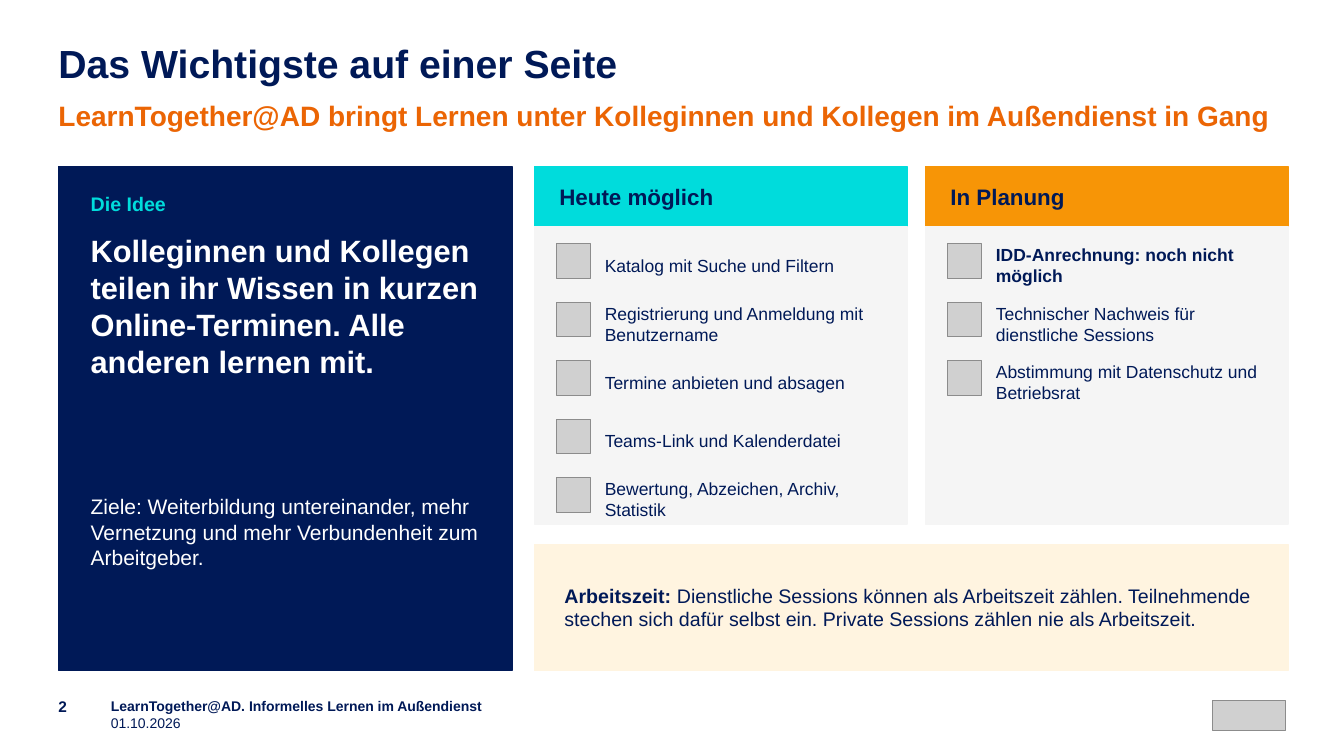
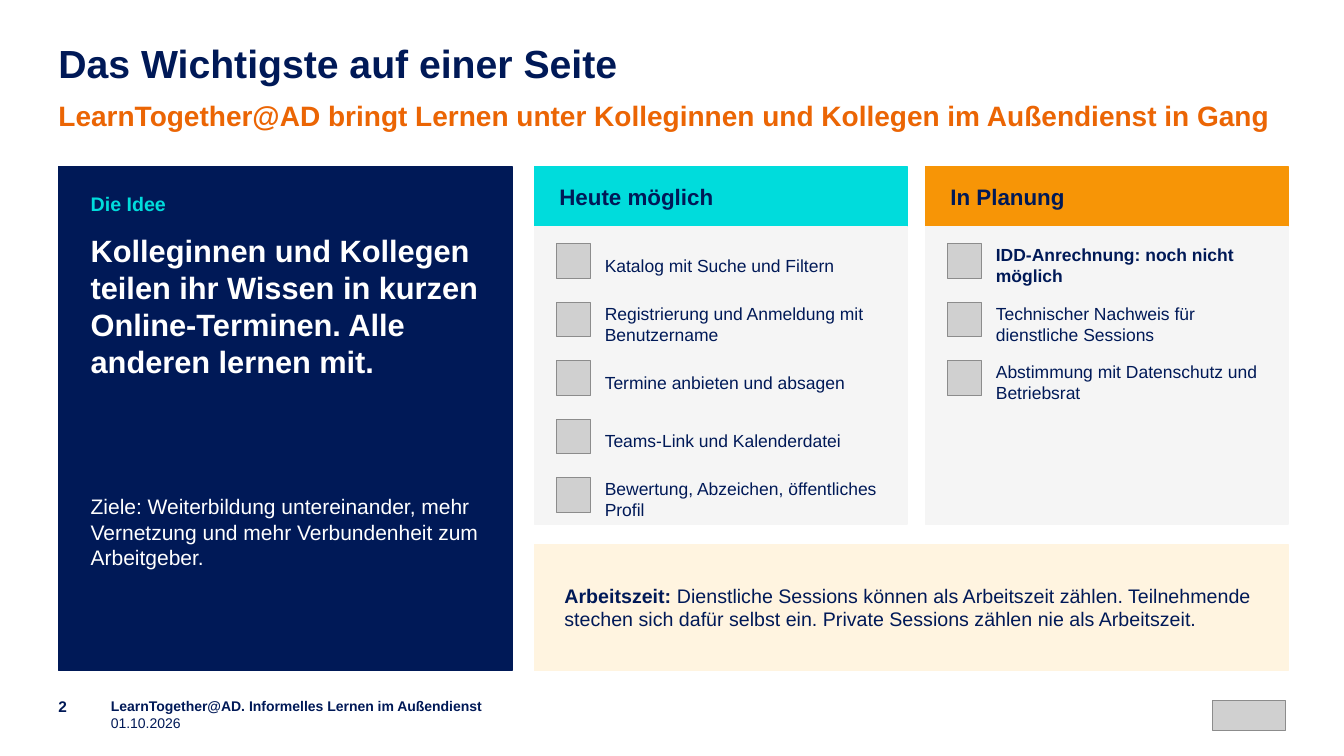
Before and after one commit to emplush/ruv_learntogether, a slide deck: slide 2 of docs/LearnTogether-AD_Praesentation.pptx. Drawn at 1344x756 pixels with LibreOffice and Linux fonts; fonts in the diff are those of the drawing; grey boxes stand for pictures. Boxes give left, top, right and bottom in pixels: in the first picture for what was removed or moved away, otherwise in the second. Text is boxed around its words. In the diff, an @@ line names an element or a change of style, - is before the commit and + after.

```diff
--- a/docs/LearnTogether-AD_Praesentation.pptx
+++ b/docs/LearnTogether-AD_Praesentation.pptx
@@ text at (x1=605, y1=482, x2=876, y2=516): text changed @@
-Bewertung, Abzeichen, Archiv, Statistik
+Bewertung, Abzeichen, öffentliches Profil
```
Also in this commit, not shown: 15 other slides changed, 2 slides added.
